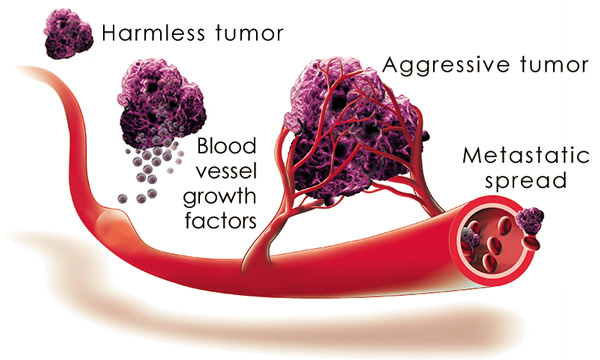
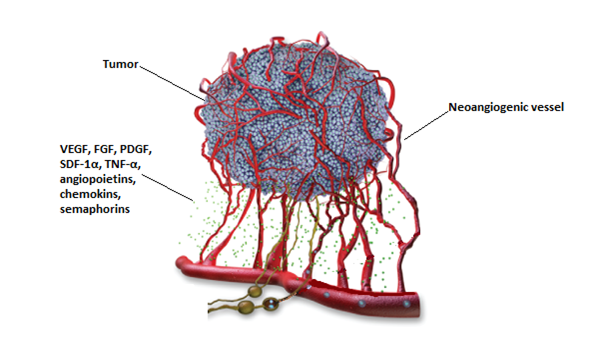
Comparing the layer stacks of the two 600px x 360px images. Changes:
painted on "Layer 1" over [4, 8, 592, 360]
